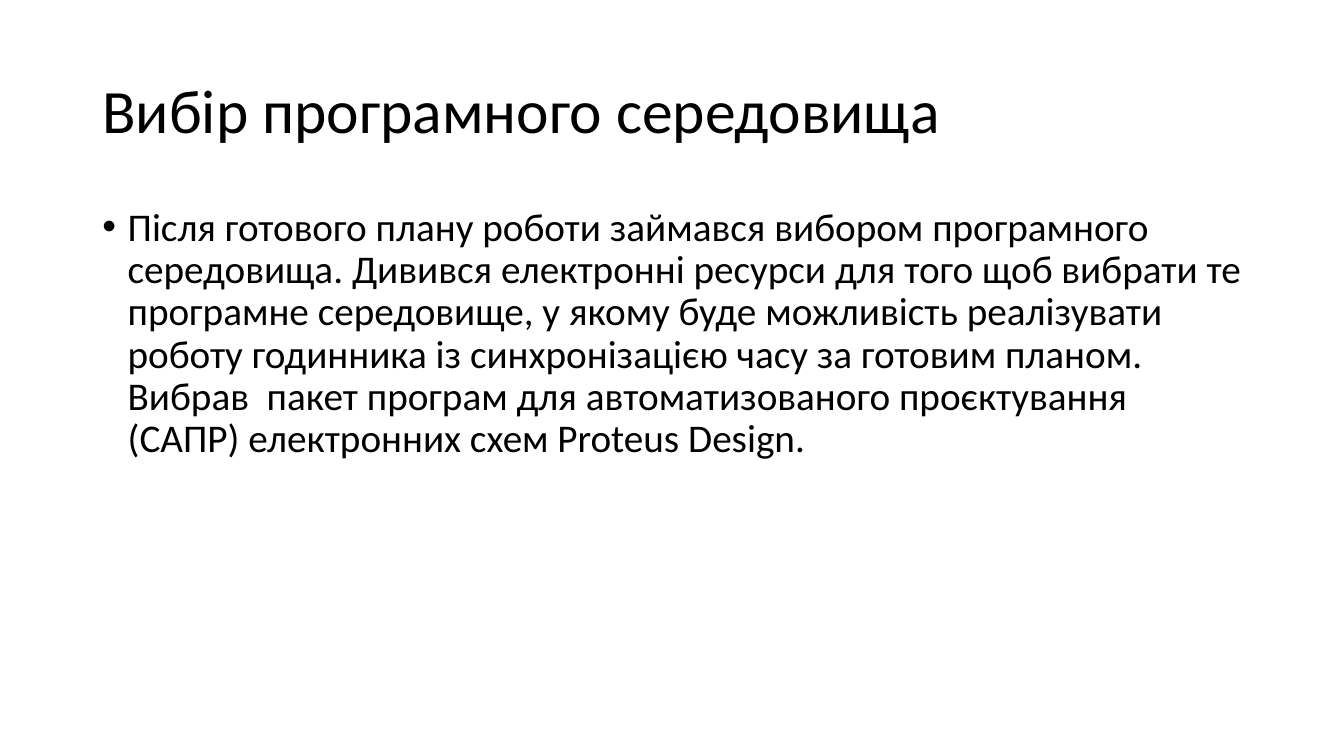
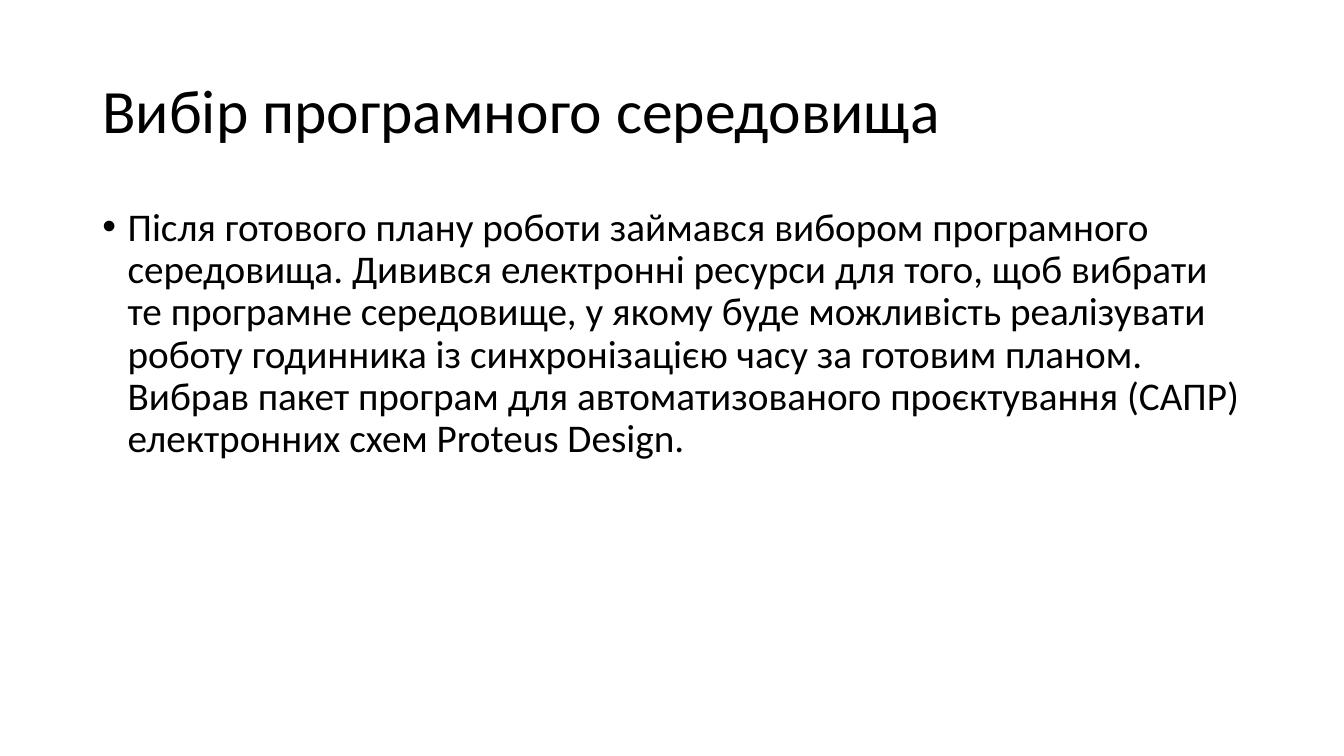
Before and after one commit to Vadym-Havryliuk/University-2, a slide deck: slide 10 of Доповідь 2.pptx. Drawn at 1344x756 pixels with LibreOffice and Linux fonts; fonts in the diff are those of the drawing. Boxes give left, top, right and bottom in pixels: in the first picture for what was removed or moved away, otherwise in the second. Text is boxed around its words. In the diff, an @@ line names an element or a change of style, - is before the commit and + after.

Commit message:
commit-4

```diff
--- a/Доповідь 2.pptx
+++ b/Доповідь 2.pptx
@@ text at (128,214,1239,459): text changed @@
-• Після готового плану роботи займався вибором програмного середовища. Дивився електронні ресурси для того щоб вибрати те програмне середовище, у якому буде можливість реалізувати роботу годинника із синхронізацією часу за готовим планом. Вибрав пакет програм для автоматизованого проєктування (САПР) електронних схем Proteus Design.
+• Після готового плану роботи займався вибором програмного середовища. Дивився електронні ресурси для того, щоб вибрати те програмне середовище, у якому буде можливість реалізувати роботу годинника із синхронізацією часу за готовим планом. Вибрав пакет програм для автоматизованого проєктування (САПР) електронних схем Proteus Design.
```
Also in this commit, not shown: 5 slides added, 1 slide removed.
